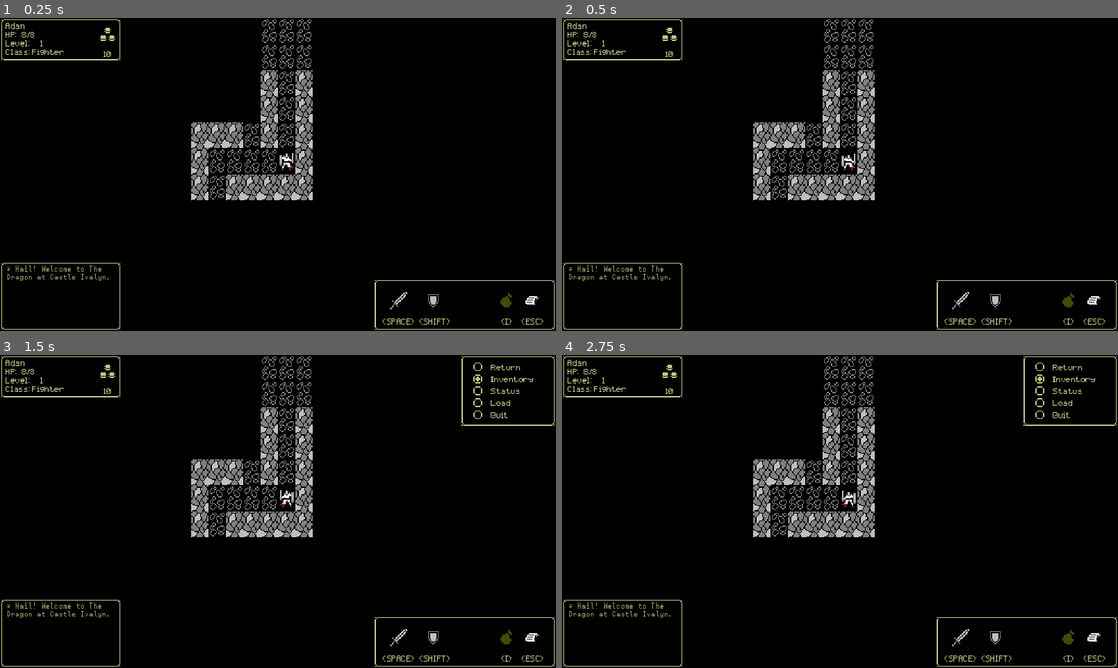
Above: before the commit, frames 1-4 (two rows, left to right).
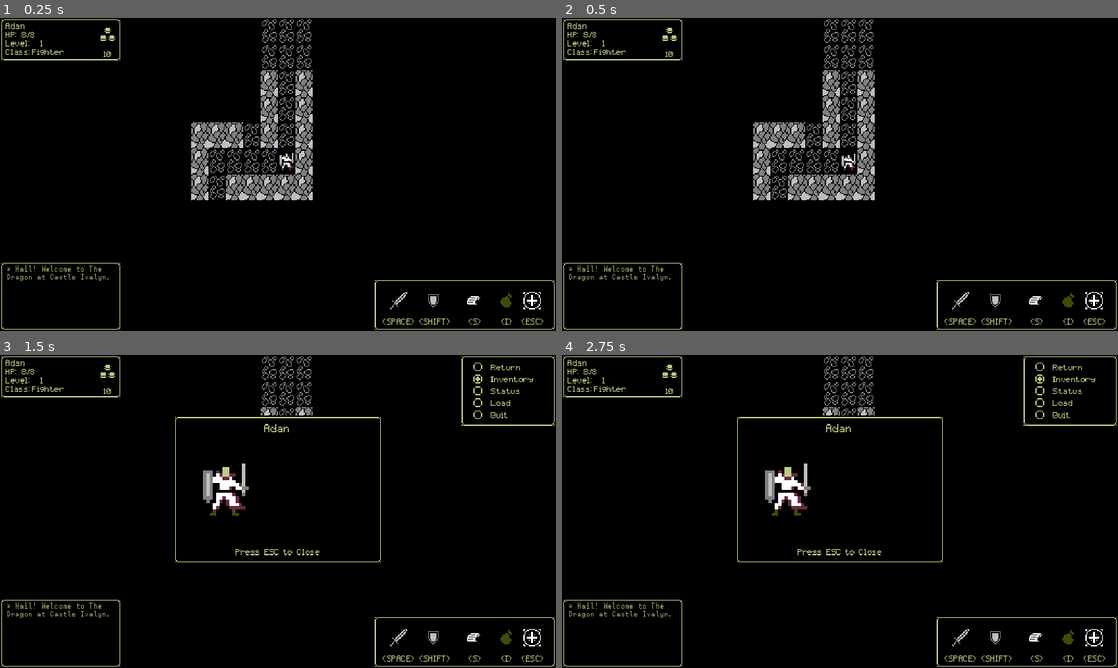
Above: after the commit, the same moments.

Repository: ChrisGlenn/tdaci
Game: Godot game, scene res://Scenes/LevelOne/level_one.tscn
Two runs of this game, one before a commit and one after it. Both use one fixed random seed, a clock stepped at 60 frames per second and the inputs below.
Inputs:
- Up to frame 1 (0.25 s): no input
- Up to frame 2 (0.5 s): no input
- Up to frame 3 (1.5 s): tap Enter at 0.5 s; hold Right (ci_RIGHT) 0.53-1.28 s; tap Space (ci_A) at 0.6 s; tap S (ci_X, bound only after the commit) at 0.8, 1.35 s; tap Escape (ci_START) at 1.25 s; hold Down (ci_DOWN) from 1.28 s (still down)
- Up to frame 4 (2.75 s): tap Space (ci_A) at 1.55, 2.1 s; tap Escape (ci_START) at 2 s; release Down (ci_DOWN) at 2.03 s; hold Right (ci_RIGHT) from 2.03 s (still down); tap S (ci_X, bound only after the commit) at 2.3 s

The runs differ from the first frame. In frame 1, 0.1% of the frame differs, in the area x 84-98%, y 87-98%; in frame 2, 0.1%; in frame 3, 4.7%, in the area x 31-98%, y 19-98%; in frame 4, 4.7%.

Commit message:
10/7/2024 MIDNIGHT

Diff:
--- a/Scenes/UI/Game_Menu/game_menu.gd
+++ b/Scenes/UI/Game_Menu/game_menu.gd
@@ -7,7 +7,7 @@
 
 
 func _ready() -> void:
-    Globals.can_move = false # stop player movement
+    get_tree().paused = true # pause the game
 
 func _process(_delta: float) -> void:
     game_menu() # the game menu function
@@ -25,7 +25,7 @@
         # the player has made a selection check the current position and then react
         if sel_pos == 0:
             # return to game
-            Globals.can_move = true # return control to player
+            get_tree().paused = false # unpause before returning
             queue_free() # delete self
         elif sel_pos == 4:
             # quit the game
--- a/Scenes/UI/HUD/hud.gd
+++ b/Scenes/UI/HUD/hud.gd
@@ -2,6 +2,7 @@
 # HEADS UP DISPLAY
 # the HUD for the game
 @onready var GAME_MENU = preload("res://Scenes/UI/Game_Menu/game_menu.tscn")
+@onready var STAT_MENU = preload("res://Scenes/UI/Status_Menu/status_menu.tscn")
 # PLAYER INFO
 @onready var PLAYER_NAME = $Player_Info/Player_Name_Label
 @onready var PLAYER_HP = $Player_Info/HP_Current
@@ -35,6 +36,9 @@
 	if Input.is_action_just_pressed("ci_START"):
 		var menu = GAME_MENU.instantiate()
 		add_child(menu)
+	if Input.is_action_just_pressed("ci_X"):
+		var stats = STAT_MENU.instantiate()
+		add_child(stats)
 
 func update_hud():
 	# update player section of HUD
--- a/Scenes/UI/HUD/hud.tscn
+++ b/Scenes/UI/HUD/hud.tscn
@@ -92,6 +92,25 @@
 vframes = 25
 frame = 383
 
+[node name="Stat_Icon" type="Sprite2D" parent="Keyboard"]
+position = Vector2(428, 248)
+texture = ExtResource("4_8wjjb")
+centered = false
+hframes = 19
+vframes = 25
+frame = 361
+
+[node name="Stat_Label" type="Label" parent="Keyboard"]
+offset_left = 425.0
+offset_top = 276.0
+offset_right = 449.0
+offset_bottom = 282.0
+theme_override_colors/font_color = Color(0.74902, 0.792157, 0.529412, 1)
+theme_override_fonts/font = ExtResource("3_420lp")
+theme_override_font_sizes/font_size = 6
+text = "<S>"
+horizontal_alignment = 1
+
 [node name="ESC_Label" type="Label" parent="Keyboard"]
 offset_left = 479.0
 offset_top = 276.0
@@ -109,7 +128,7 @@
 centered = false
 hframes = 19
 vframes = 25
-frame = 361
+frame = 363
 
 [node name="Controller" type="Node2D" parent="."]
 visible = false
--- a/Scenes/UI/Inventory_Menu/inventory_menu.tscn
+++ b/Scenes/UI/Inventory_Menu/inventory_menu.tscn
@@ -1,3 +1,17 @@
-[gd_scene format=3 uid="uid://mwk84o4qjxq3"]
+[gd_scene load_steps=2 format=3 uid="uid://mwk84o4qjxq3"]
+
+[ext_resource type="PackedScene" uid="uid://cax0kv3jxjlwc" path="res://Scenes/UI/UI_NinePatch/ui_nine_patch.tscn" id="1_1ggch"]
 
 [node name="Inventory_Menu" type="CanvasLayer"]
+
+[node name="Inventory_Background" parent="." instance=ExtResource("1_1ggch")]
+offset_left = 112.0
+offset_top = 56.0
+offset_right = 280.0
+offset_bottom = 192.0
+
+[node name="Inventory_Background2" parent="." instance=ExtResource("1_1ggch")]
+offset_left = 280.0
+offset_top = 56.0
+offset_right = 400.0
+offset_bottom = 192.0
--- /dev/null
+++ b/Scenes/UI/Status_Menu/status_menu.gd
@@ -0,0 +1,12 @@
+extends CanvasLayer
+# STATUS MENU
+# gives an overview of the payer's stats and equipment along with health information
+# this screen starts with no visibility and then becomes visible after setting the information to stop any
+# glitches showing the default label text
+@onready var PLAYER_NAME = $Player_Name_Label
+
+
+func _ready() -> void:
+    # set the player information
+    PLAYER_NAME.text = Globals.player["name"] # set the player name
+    visible = true # show after setting all the player stats
--- /dev/null
+++ b/Scenes/UI/Status_Menu/status_menu.tscn
@@ -0,0 +1,44 @@
+[gd_scene load_steps=5 format=3 uid="uid://b555x3vqya2e1"]
+
+[ext_resource type="Script" path="res://Scenes/UI/Status_Menu/status_menu.gd" id="1_eme6u"]
+[ext_resource type="PackedScene" uid="uid://cax0kv3jxjlwc" path="res://Scenes/UI/UI_NinePatch/ui_nine_patch.tscn" id="1_hjc2h"]
+[ext_resource type="FontFile" uid="uid://dcbyalkyecj3i" path="res://Fonts/pixelmix.ttf" id="3_b3mlo"]
+[ext_resource type="Texture2D" uid="uid://bwk5efqfyok0" path="res://Sprites/Player.png" id="4_astmq"]
+
+[node name="Status_Menu" type="CanvasLayer"]
+script = ExtResource("1_eme6u")
+
+[node name="Status_Background" parent="." instance=ExtResource("1_hjc2h")]
+offset_left = 160.0
+offset_top = 56.0
+offset_right = 352.0
+offset_bottom = 192.0
+
+[node name="Player_Name_Label" type="Label" parent="."]
+offset_left = 224.0
+offset_top = 63.0
+offset_right = 287.0
+offset_bottom = 71.0
+theme_override_colors/font_color = Color(0.74902, 0.792157, 0.529412, 1)
+theme_override_fonts/font = ExtResource("3_b3mlo")
+theme_override_font_sizes/font_size = 8
+text = "Player Name"
+horizontal_alignment = 1
+
+[node name="Player_Sprite" type="Sprite2D" parent="."]
+position = Vector2(184, 88)
+scale = Vector2(3, 3)
+texture = ExtResource("4_astmq")
+centered = false
+hframes = 9
+
+[node name="Press_Return" type="Label" parent="."]
+offset_left = 168.0
+offset_top = 178.0
+offset_right = 344.0
+offset_bottom = 186.0
+theme_override_colors/font_color = Color(0.74902, 0.792157, 0.529412, 1)
+theme_override_fonts/font = ExtResource("3_b3mlo")
+theme_override_font_sizes/font_size = 6
+text = "Press ESC to Close"
+horizontal_alignment = 1
--- a/Scripts/globals.gd
+++ b/Scripts/globals.gd
@@ -32,7 +32,7 @@
     "AC": 2,
     "WPN_DMG": 0,
     "WPN_PEN": 0,
-    "INV": [],
+    "INV": [0,0,0,0,0,0,0,0,0,0,0,0,0,0,0,0,0,0,0,0,0,0,0,0,0],
     "Spells": [],
     "Dead": false
 }
--- a/project.godot
+++ b/project.godot
@@ -82,6 +82,15 @@
 , Object(InputEventKey,"resource_local_to_scene":false,"resource_name":"","device":-1,"window_id":0,"alt_pressed":false …(185 unchanged characters)…
 ]
 }
+ci_X={
+"deadzone": 0.5,
+"events": [Object(InputEventKey,"resource_local_to_scene":false,"resource_name":"","device":-1,"window_id":0,"alt_pressed":false,"shift_pressed":false,"ctrl_pressed":false,"meta_pressed":false,"pressed":false,"keycode":0,"physical_keycode":83,"key_label":0,"unicode":115,"location":0,"echo":false,"script":null)
+]
+}
+ci_Y={
+"deadzone": 0.5,
+"events": []
+}
 ci_DEBUG={
 "deadzone": 0.5,
 "events": [Object(InputEventKey,"resource_local_to_scene":false,"resource_name":"","device":-1,"window_id":0,"alt_press …(195 unchanged characters)…
Binary file changed: Art/Enviornment_Props.aseprite
Binary file added: Art/Items.aseprite
Binary file changed: Sprites/Enviornment_Props.png
